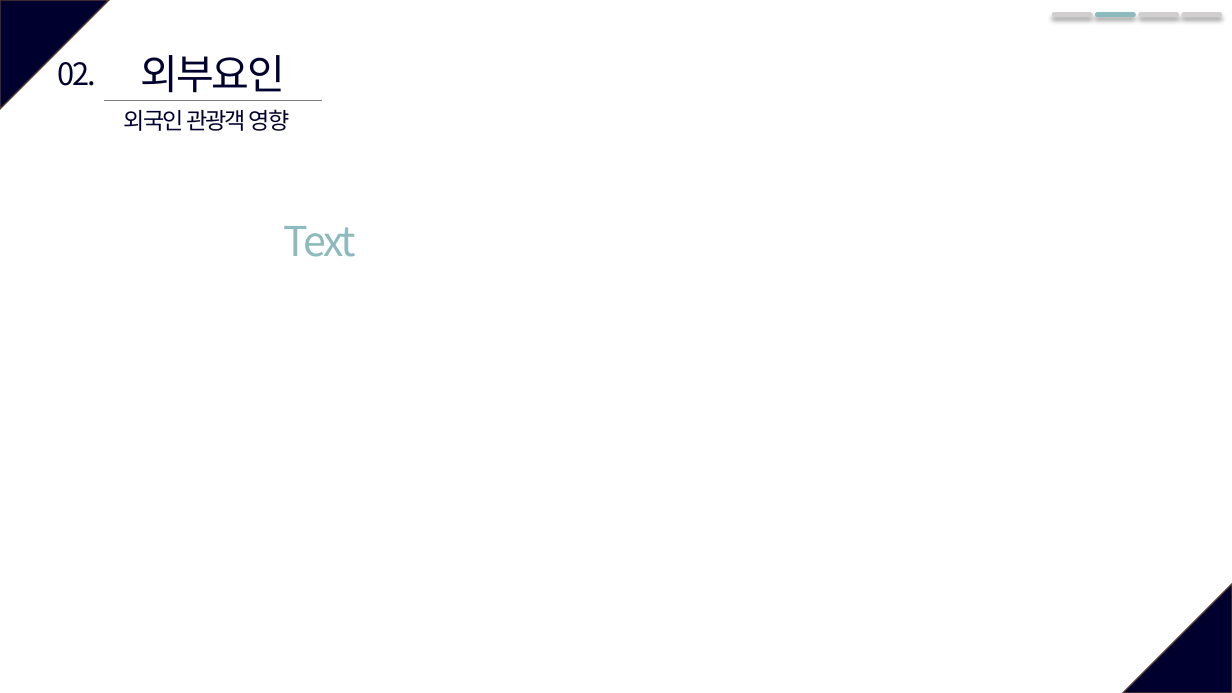
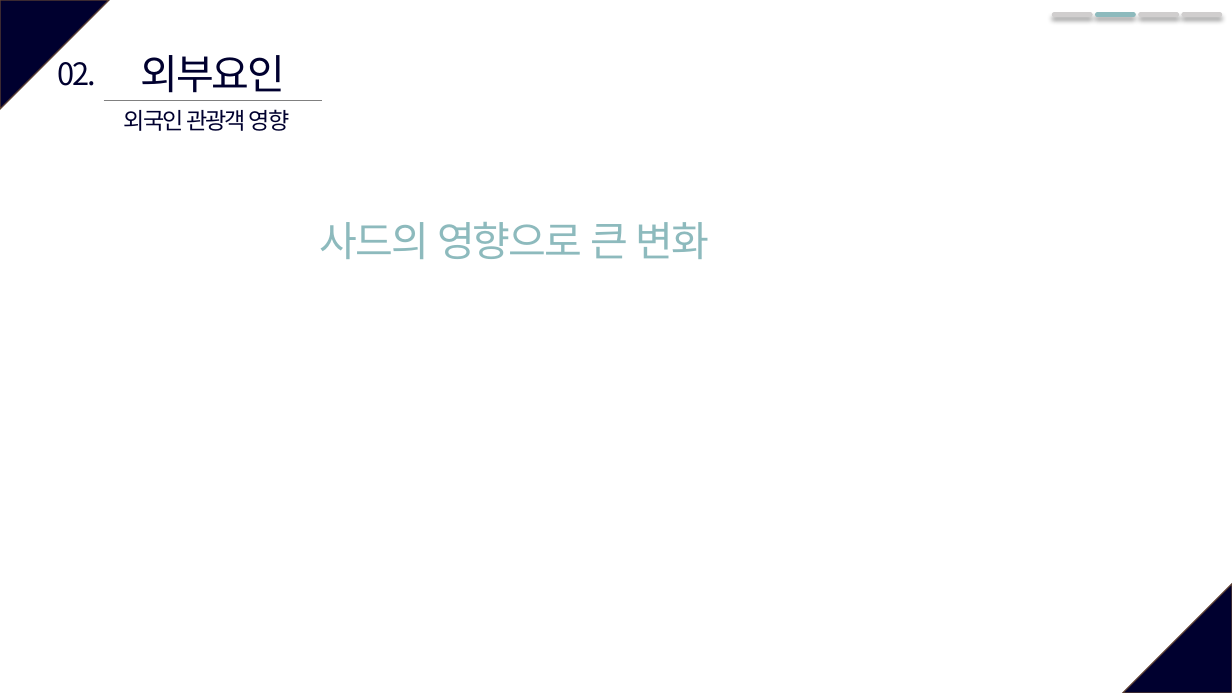
Before and after one commit to so-jeong0127/6-project, a slide deck: slide 8 of 6조_외부환경영향.pptx. Drawn at 1232x693 pixels with LibreOffice and Linux fonts; fonts in the diff are those of the drawing. Boxes give left, top, right and bottom in pixels: in the first picture for what was removed or moved away, otherwise in the second. Text is boxed around its words. In the diff, an @@ line names an element or a change of style, - is before the commit and + after.

```diff
--- a/6조_외부환경영향.pptx
+++ b/6조_외부환경영향.pptx
@@ text removed at bbox=[283, 226, 356, 257] @@
-Text
@@ text added at bbox=[320, 222, 710, 259], 32 pt, text #8DBABD @@
+사드의 영향으로 큰 변화
```
Also in this commit, not shown: 7 other slides changed.
